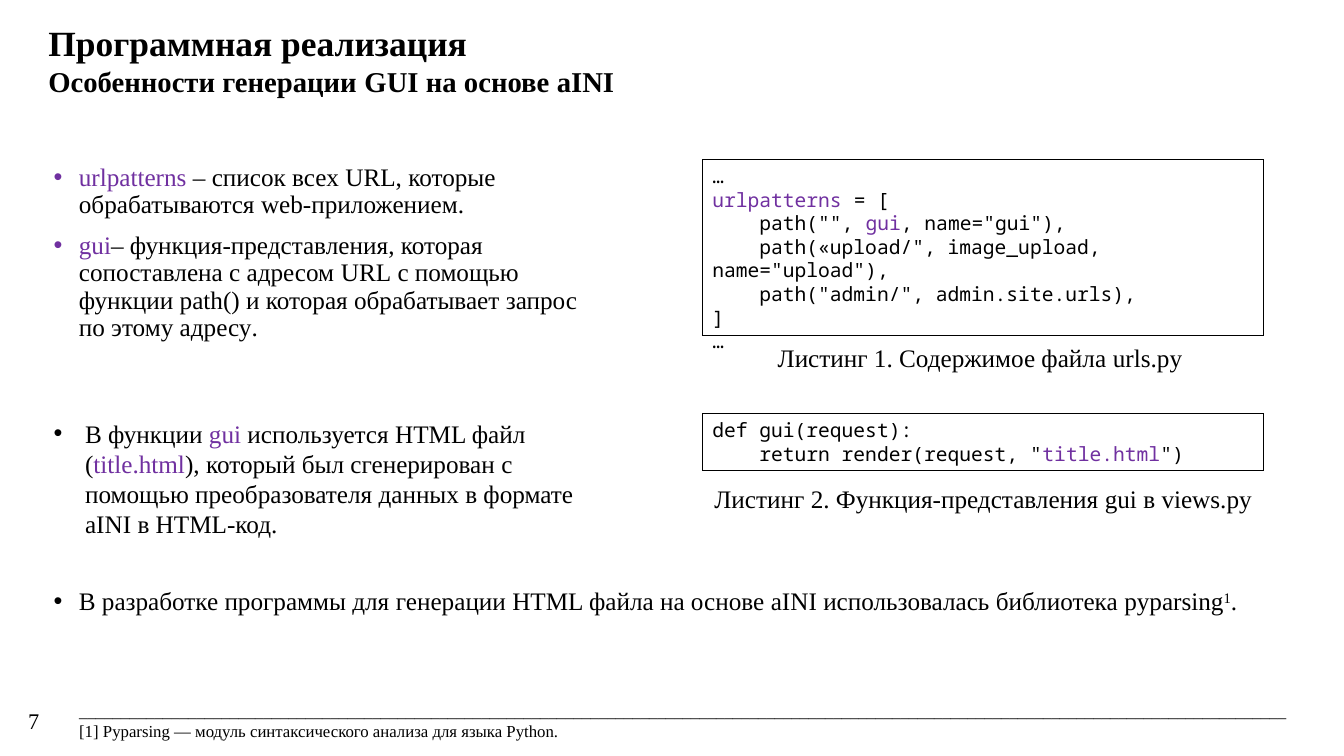
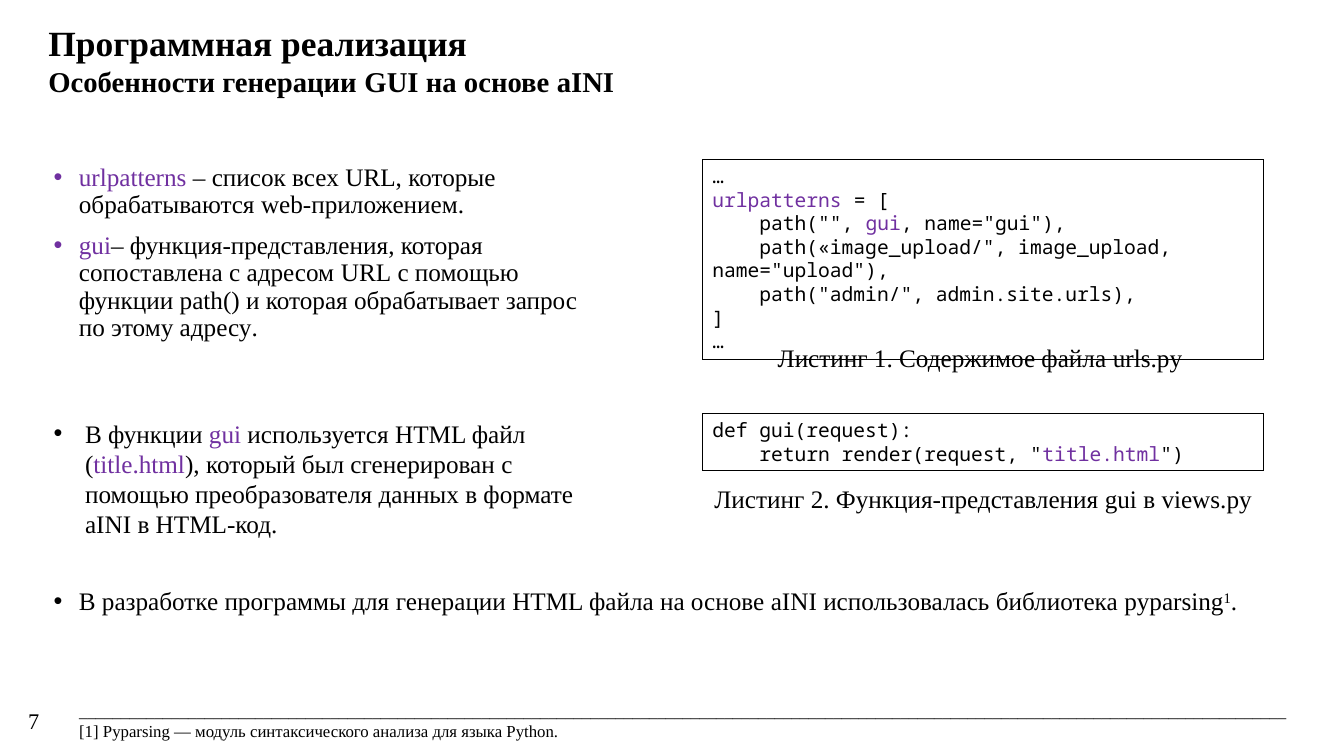
Before and after one commit to ITesserakt/Kodept, a slide deck: slide 8 of 01 - Курсовые проекты/2022-2023 - Разр.библ.функций на языке Python автомат.построения GUI/rndhpc_rpt_pres_gui_2023_73_VasilyanA.pptx. Drawn at 1344x756 pixels with LibreOffice and Linux fonts; fonts in the diff are those of the drawing. Boxes give left, top, right and bottom in pixels: in the first picture for what was removed or moved away, otherwise in the second. Text is boxed around its words. In the diff, an @@ line names an element or a change of style, - is before the commit and + after.

```diff
--- a/01 - Курсовые проекты/2022-2023 - Разр.библ.функций на языке Python автомат.построения GUI/rndhpc_rpt_pres_gui_2023_73_VasilyanA.pptx
+++ b/01 - Курсовые проекты/2022-2023 - Разр.библ.функций на языке Python автомат.построения GUI/rndhpc_rpt_pres_gui_2023_73_VasilyanA.pptx
@@ rectangle "…": place and size @@
-rectangle "…" at <box>703,159,1264,336</box>
+rectangle "…" at <box>703,159,1264,360</box>
@@ text in rectangle at <box>712,239,1171,282</box>: text changed @@
-path(«upload/", image_upload, name="upload"),
+path(«image_upload/", image_upload, name="upload"),
```
Also in this commit, not shown: 3 other files.
